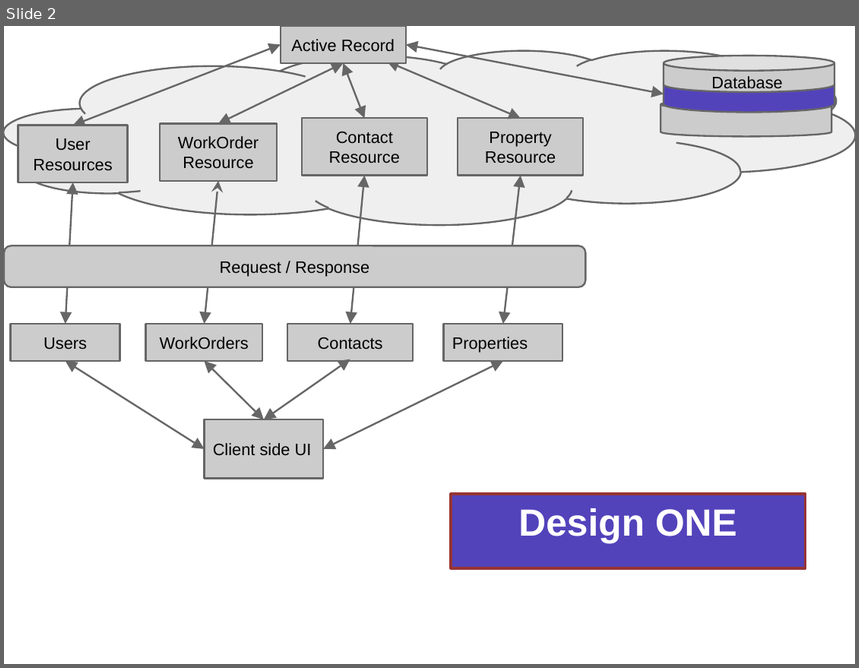
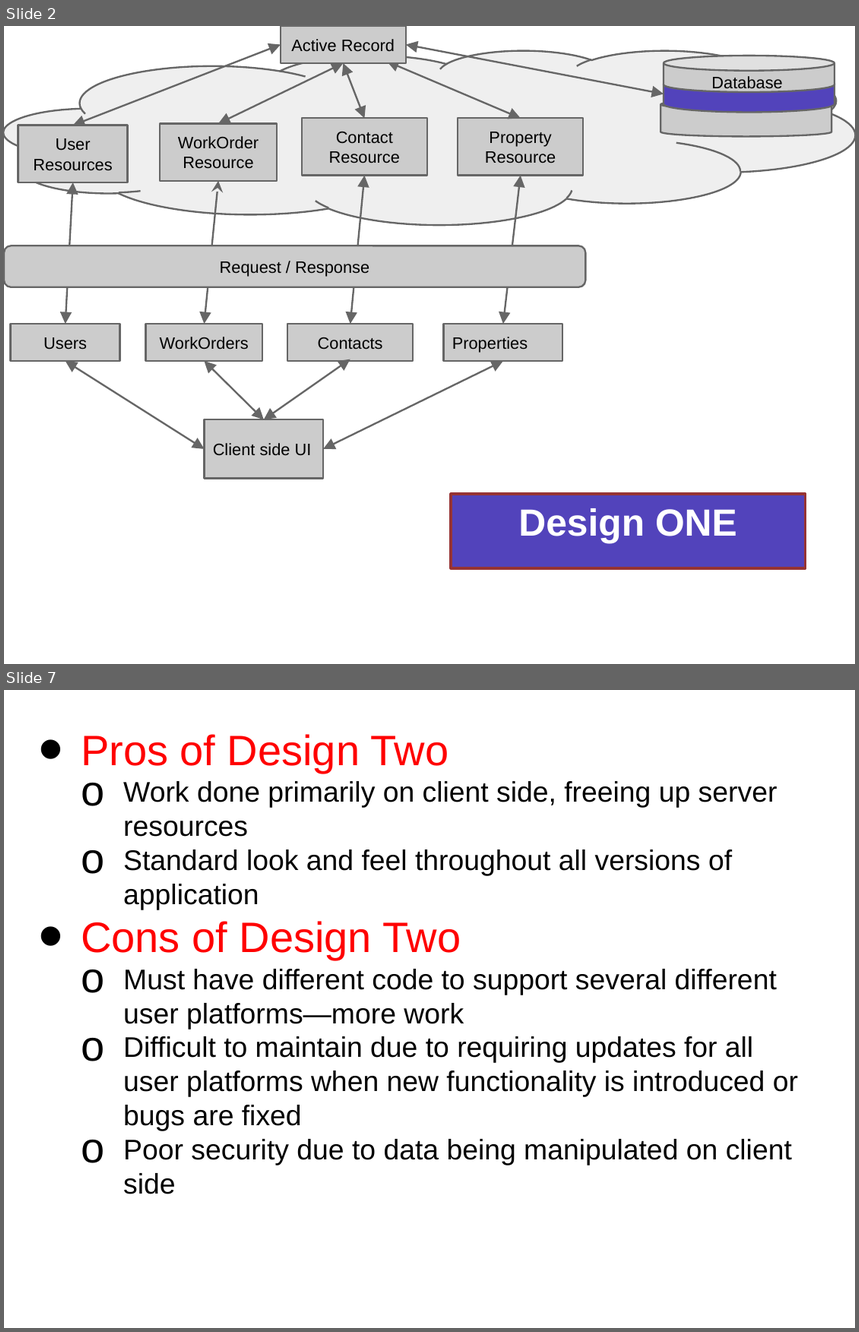
Before and after one commit to jjm3x3/propertyManager, a slide deck: DesignPlans.pptx. Shown one above the other, each under a label of ours: slide 2 before the commit, slides 2 and 7 after it; the slides between them are not shown. The pictures are 859x668 and 859x1332 pixels, drawn with LibreOffice and Linux fonts; fonts in the diff are those of the drawing. Boxes give left, top, right and bottom in pixels: in the first picture for what was removed or moved away, otherwise in the second. Text is boxed around its words. In the diff, an @@ line names an element or a change of style, - is before the commit and + after.

Commit message:
Added "bad" design and removed content from example design

```diff
--- a/DesignPlans.pptx
+++ b/DesignPlans.pptx
@@ slide 7 added at (4, 690, 855, 1328), background #FFFFFF @@
@@ text added at (123, 734, 798, 1195), 24 pt, text #000000 @@
+• Pros of Design Two
+  o Work done primarily on client side, freeing up server resources
+  o Standard look and feel throughout all versions of application
+• Cons of Design Two
+  o Must have different code to support several different user platforms—more work
+  o Difficult to maintain due to requiring updates for all user platforms when new functionality is introduced or bugs are fixed
+  o Poor security due to data being manipulated on client side
```
Also in this commit, not shown: 2 slides changed, 6 other slides added, 9 slides removed.
